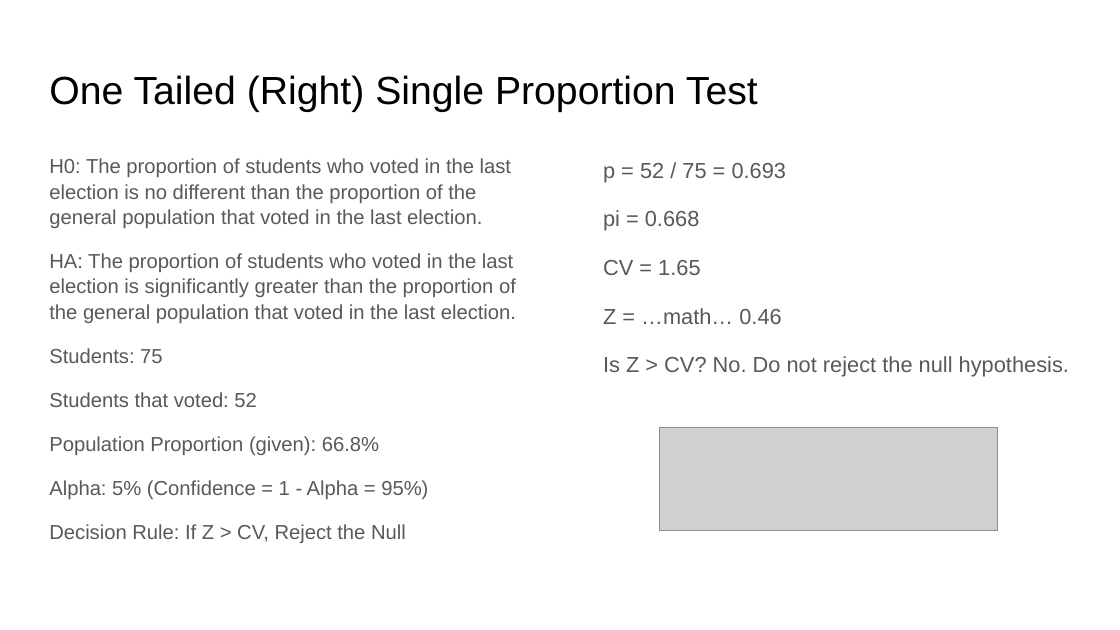
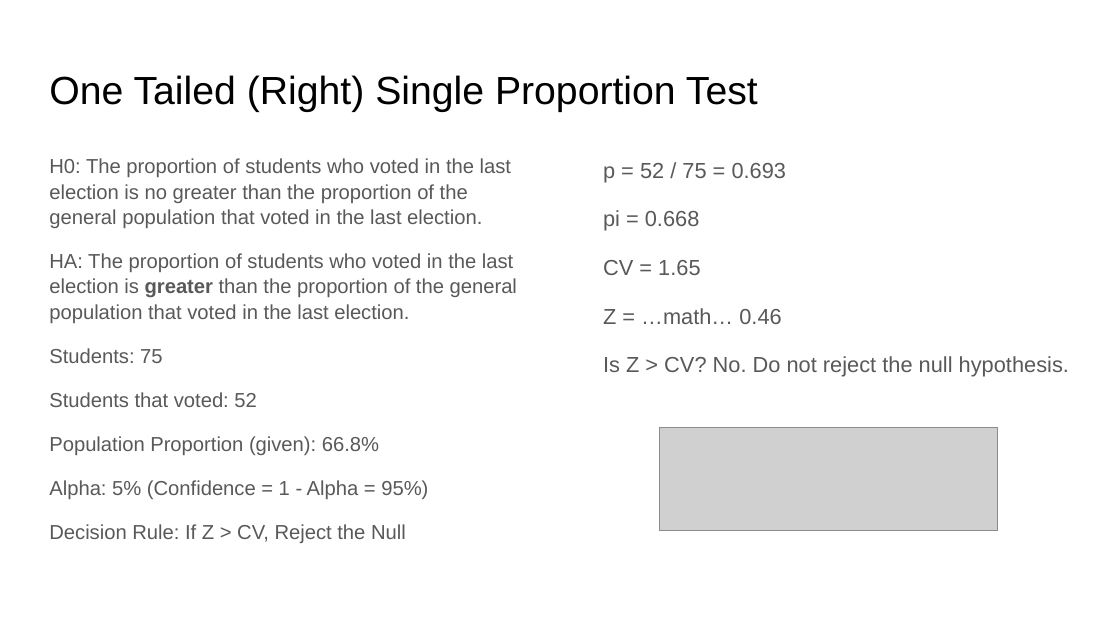
Before and after one commit to rjwrobel86/Python4Statistics, a slide deck: slide 33 of Non-Python Stats Stuff/Slides/Hypothesis Testing.pptx (slide 32 before the commit). Drawn at 1120x630 pixels with LibreOffice and Linux fonts; fonts in the diff are those of the drawing; grey boxes stand for pictures. Boxes give left, top, right and bottom in pixels: in the first picture for what was removed or moved away, otherwise in the second. Text is boxed around its words. In the diff, an @@ line names an element or a change of style, - is before the commit and + after.

```diff
--- a/Non-Python Stats Stuff/Slides/Hypothesis Testing.pptx
+++ b/Non-Python Stats Stuff/Slides/Hypothesis Testing.pptx
@@ text at (49,158,517,323): text changed @@
-H0: The proportion of students who voted in the last election is no different than the proportion of the general population that voted in the last election.
-HA: The proportion of students who voted in the last election is significantly greater than the proportion of the general population that voted in the last election.
+H0: The proportion of students who voted in the last election is no greater than the proportion of the general population that voted in the last election.
+HA: The proportion of students who voted in the last election is greater than the proportion of the general population that voted in the last election.
```
Also in this commit, not shown: 14 other slides changed, 7 slides added, 27 other files.
